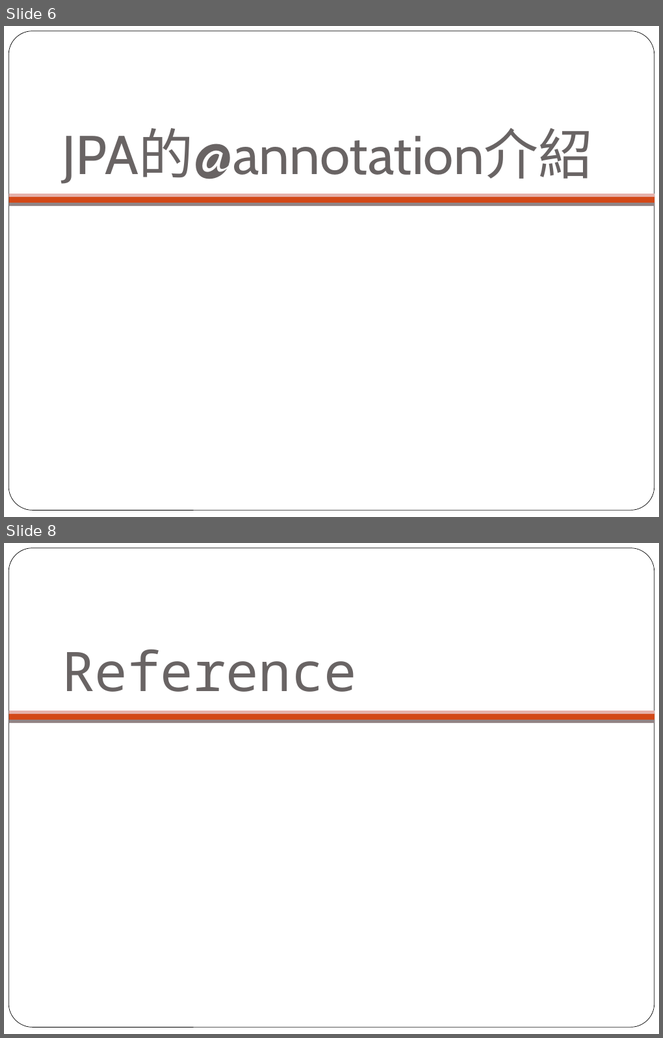
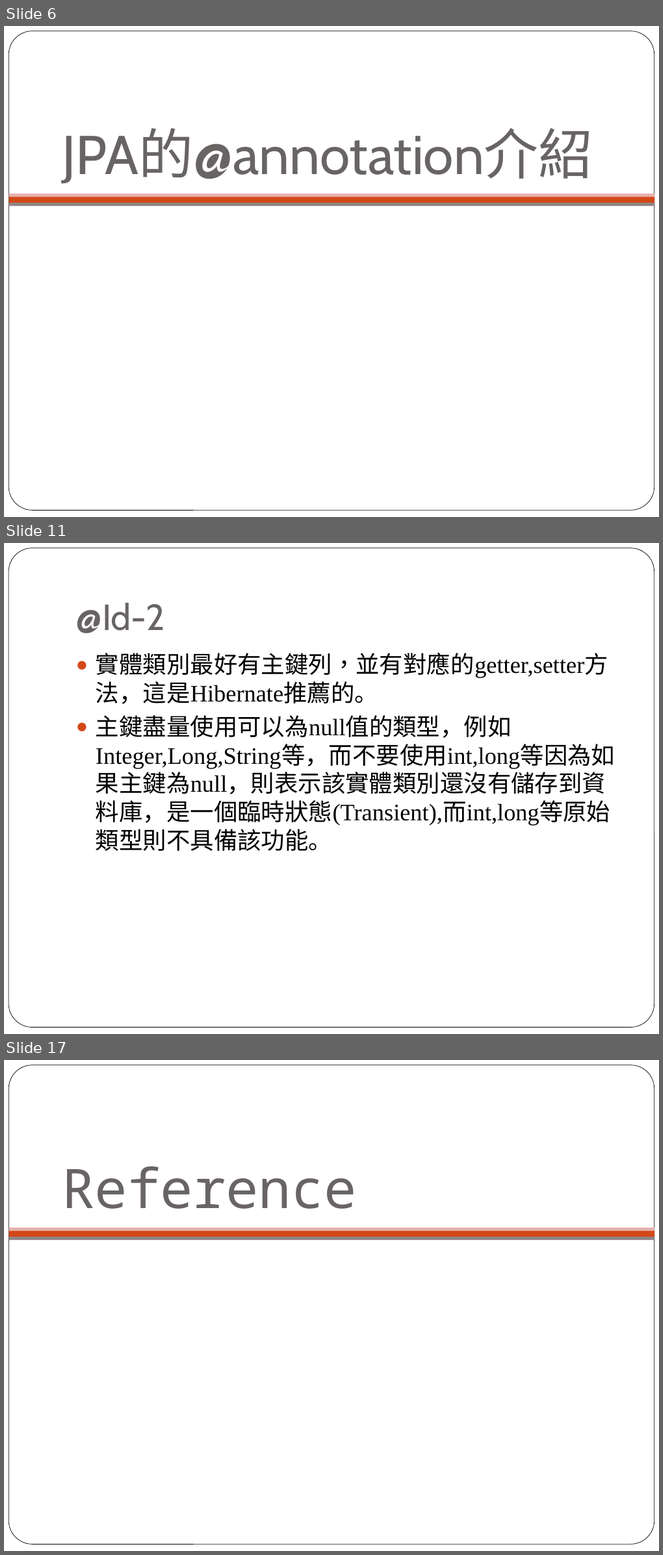
Before and after one commit to lontn/spring-jpa, a slide deck: doc/Spring JPA配置.pptx. Shown one above the other, each under a label of ours: slides 6 and 8 before the commit, slides 6, 11 and 17 after it; the slides between them are not shown. The pictures are 663x1038 and 663x1555 pixels, drawn with LibreOffice and Linux fonts; fonts in the diff are those of the drawing; background and template pictures are left out. Boxes give left, top, right and bottom in pixels: in the first picture for what was removed or moved away, otherwise in the second. Text is boxed around its words. In the diff, an @@ line names an element or a change of style, - is before the commit and + after.

```diff
--- a/doc/Spring JPA配置.pptx
+++ b/doc/Spring JPA配置.pptx
@@ slide 11 added at (4, 543, 659, 1034), background #FFFFFF; not listed: 1 template element that a slide beside it also shows @@
@@ title added at (76, 603, 165, 633), 40 pt, text #696464 @@
+@Id-2
@@ text added at (96, 653, 615, 851), 26 pt, text #000000 @@
+● 實體類別最好有主鍵列，並有對應的getter,setter方法，這是Hibernate推薦的。
+● 主鍵盡量使用可以為null值的類型，例如Integer,Long,String等，而不要使用int,long等因為如果主鍵為null，則表示該實體類別還沒有儲存到資料庫，是一個臨時狀態(Transient),而int,long等原始類型則不具備該功能。
@@ what was slide 8 is now slide 17 @@
```
Also in this commit, not shown: 1 slide changed, 8 other slides added, 2 other files.
